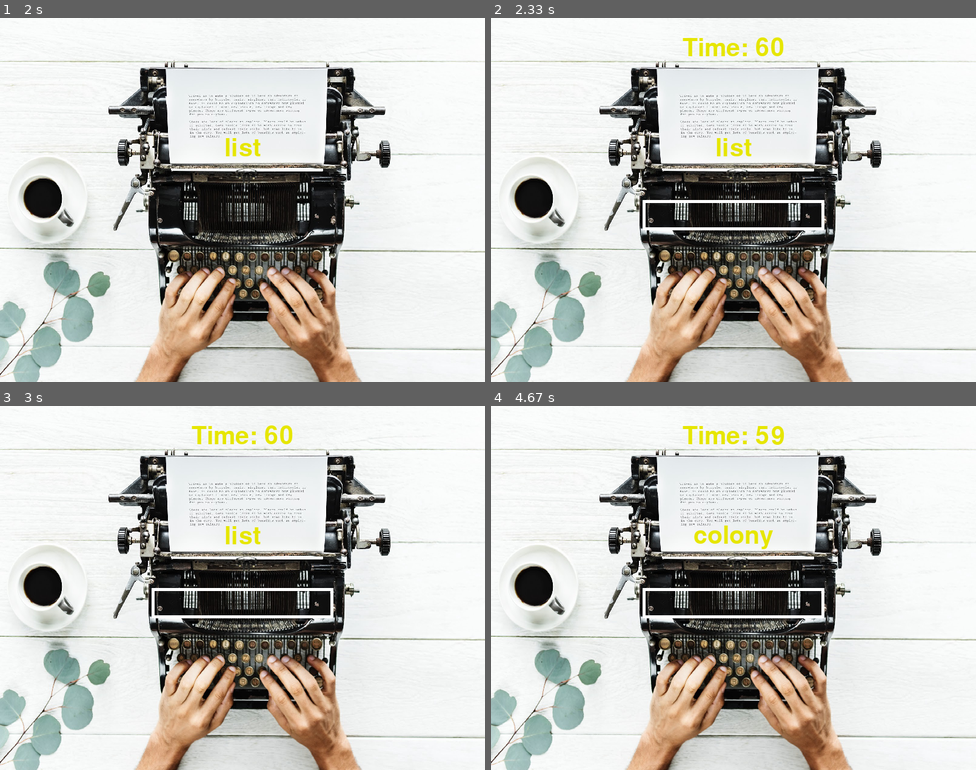
Above: before the commit, frames 1-4 (two rows, left to right).
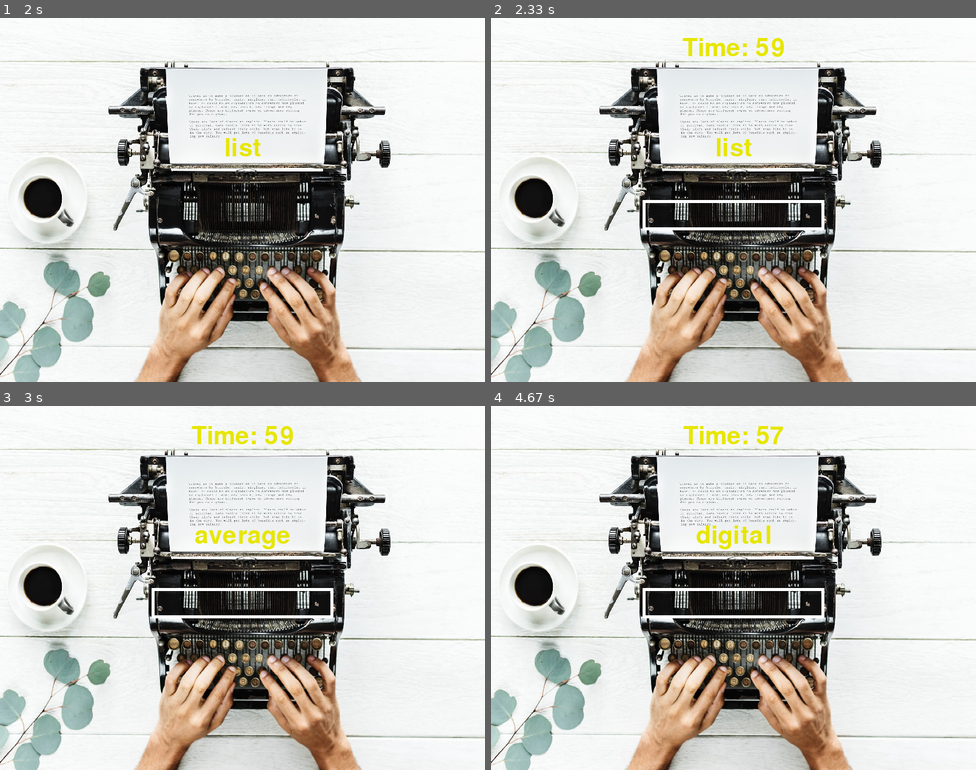
Above: after the commit, the same moments.

Repository: razvanmatisan/Pygame-Typing-Speed-Test
Game: pygame game, started from prototype.py
Two runs of this game, one before a commit and one after it. Both use one fixed random seed, a clock stepped at 60 frames per second and the inputs below.
Inputs (mouse positions are in pixels of both pictures, inside the frame that each line leads up to):
- Up to frame 1 (2 s): click (242, 200) at 0.38 s; tap Enter at 0.67, 1.33 s; type "ann" at 1 s; hold Backspace from 1.55 s (still down)
- Up to frame 2 (2.33 s): release Backspace at 2.02 s; click (733, 214) at 2.15 s
- Up to frame 3 (3 s): tap Enter at 2.65 s
- Up to frame 4 (4.67 s): tap Enter at 3.05, 3.35, 3.6, 3.93, 4.23, 4.43 s

Frame 1 is identical in both runs. In frame 2, less than 0.1% of the frame differs, in the area x 54-61%, y 5-11%; in frame 3, 0.6%; in frame 4, 0.8%, in the area x 39-61%, y 5-40%.

Commit message:
prototype.py

Diff:
--- a/prototype.py
+++ b/prototype.py
@@ -114,12 +114,10 @@
                     print("Caterinca!!!")
 
                     running = False
-                dt = clock.tick(1) / 1000
+                dt = clock.tick(40) / 1000
 
             pos = pygame.mouse.get_pos()
 
-            #self.window.blit(self.background, (0, 0))
-            #pygame.display.update()
             events = pygame.event.get()
             for event in events:
                 if event.type == pygame.QUIT:
@@ -132,20 +130,18 @@
 
                 if event.type == pygame.KEYDOWN:
                     # if self.active and not self.end:
-                        if event.key == pygame.K_RETURN:
-                            enabled = True
-                            self.user_words.append(actual_word)
-                            actual_word = ''
-                            # print(self.input_words)
-                            # print(self.user_words)
+                    if event.key == pygame.K_RETURN:
+                        enabled = True
+                        self.user_words.append(actual_word)
+                        actual_word = ''
 
-                        elif event.key == pygame.K_BACKSPACE:
-                            actual_word = actual_word[:-1]
-                        else:
-                            try:
-                                actual_word += event.unicode
-                            except:
-                                pass
+                    elif event.key == pygame.K_BACKSPACE:
+                        actual_word = actual_word[:-1]
+                    else:
+                        try:
+                            actual_word += event.unicode
+                        except:
+                            pass
 
         pygame.display.update()
 
